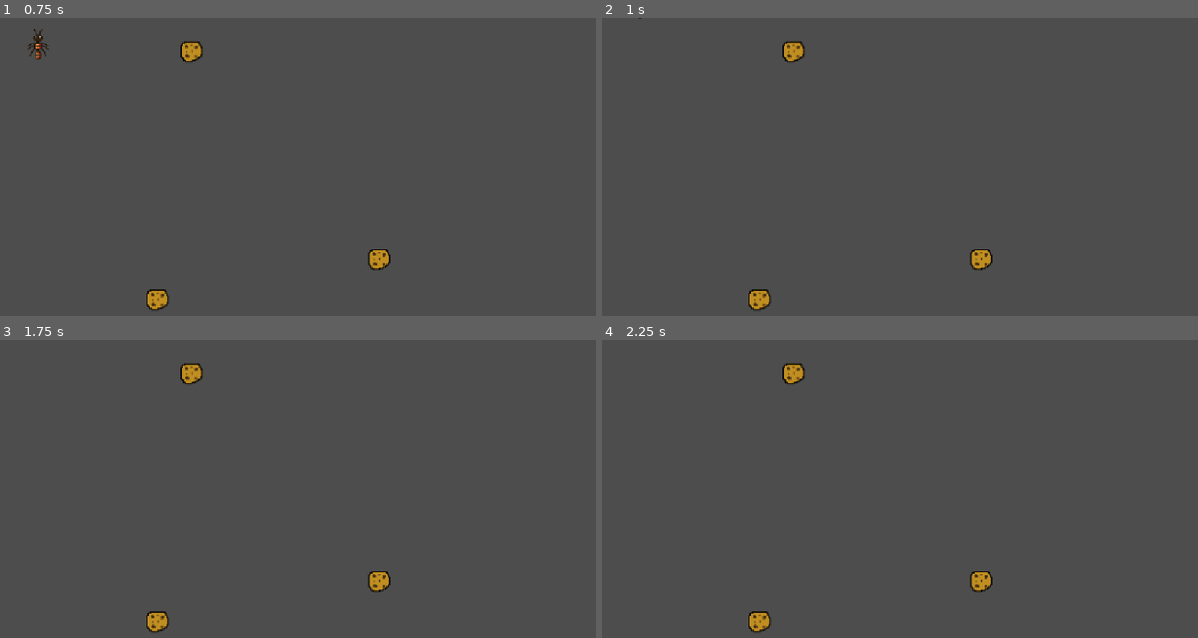
Above: before the commit, frames 1-4 (two rows, left to right).
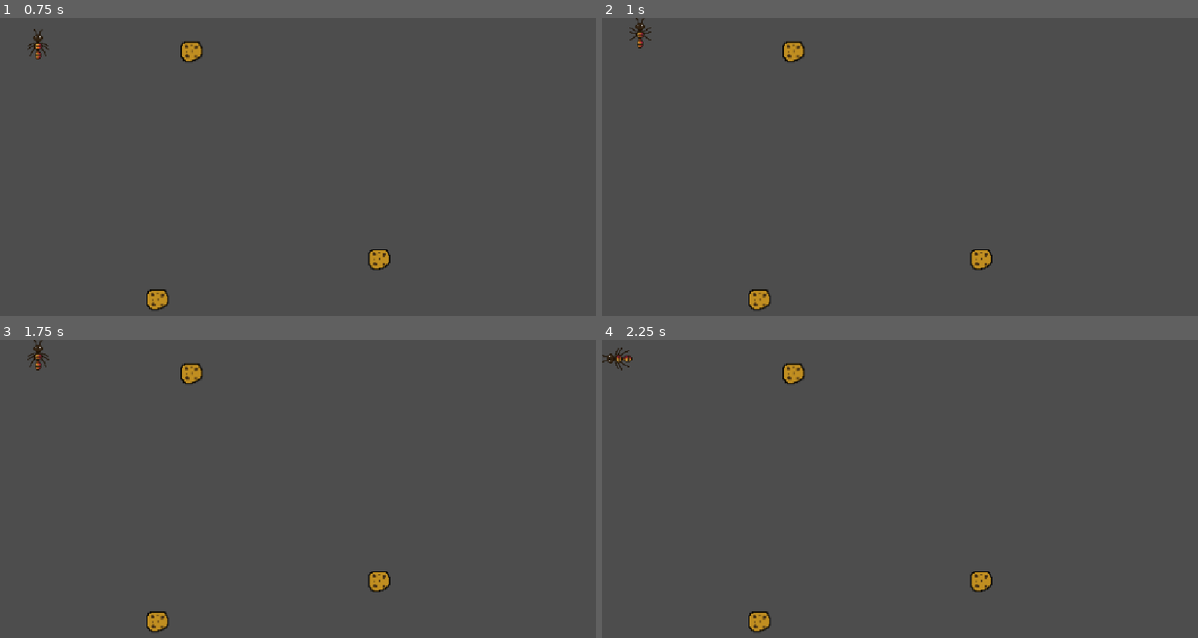
Above: after the commit, the same moments.

Repository: nurali-amirgali/ant-dodger
Game: Godot game, scene res://node_2d.tscn
Same seed, same stepped clock (60 frames per second), same inputs: the game is played once before the commit and once after it.
Inputs (mouse positions are in pixels of both pictures, inside the frame that each line leads up to):
- Up to frame 1 (0.75 s): tap Enter at 0.5 s; move the mouse to (280, 265) at 0.52 s; hold W (moveUp) from 0.53 s (still down); tap Alt at 0.6 s; click (280, 265) at 0.67 s
- Up to frame 2 (1 s): keep holding W (moveUp)
- Up to frame 3 (1.75 s): keep holding W (moveUp); move the mouse to (500, 569) at 1.27 s; tap Shift at 1.35 s
- Up to frame 4 (2.25 s): move the mouse to (727, 462) at 2.02 s; release W (moveUp) at 2.03 s; hold A (moveLeft) from 2.03 s (still down); tap Alt at 2.1 s

Frame 1 is identical in both runs. In frame 2, 0.1% of the frame differs, in the area x 4-9%, y 0-11%; in frame 3, 0.1%; in frame 4, 0.1%, in the area x 0-6%, y 2-11%.

Commit message:
added a play area
added a play area.

increased the gaps between cookies.

Diff:
--- a/node_2d.gd
+++ b/node_2d.gd
@@ -2,8 +2,8 @@
 
 @export var numCookies: int = 3
 @export var cookieScene: PackedScene
-@export var minDistance: int = 150
-@export var minCookieSpacing: int = 50
+@export var minDistance: int = 200
+@export var minCookieSpacing: int = 200
 
 @onready var player = $player
 
--- a/node_2d.tscn
+++ b/node_2d.tscn
@@ -71,6 +71,12 @@
 "speed": 5.0
 }]
 
+[sub_resource type="RectangleShape2D" id="RectangleShape2D_38fgq"]
+size = Vector2(10, 674)
+
+[sub_resource type="RectangleShape2D" id="RectangleShape2D_4lrlm"]
+size = Vector2(1170, 14)
+
 [node name="Node2D" type="Node2D" unique_id=2091448858]
 script = ExtResource("1_kdubu")
 cookieScene = ExtResource("2_q6r6c")
@@ -99,3 +105,21 @@
 [node name="cookie" parent="." unique_id=217568236 instance=ExtResource("2_q6r6c")]
 visible = false
 position = Vector2(456, 147)
+
+[node name="playArea" type="StaticBody2D" parent="." unique_id=590085062]
+
+[node name="leftWall" type="CollisionShape2D" parent="playArea" unique_id=209023874]
+position = Vector2(-5, 327)
+shape = SubResource("RectangleShape2D_38fgq")
+
+[node name="rightWall" type="CollisionShape2D" parent="playArea" unique_id=1563987862]
+position = Vector2(1157, 327)
+shape = SubResource("RectangleShape2D_38fgq")
+
+[node name="topWall" type="CollisionShape2D" parent="playArea" unique_id=400259837]
+position = Vector2(578, -7)
+shape = SubResource("RectangleShape2D_4lrlm")
+
+[node name="bottomWall" type="CollisionShape2D" parent="playArea" unique_id=698438083]
+position = Vector2(577, 655)
+shape = SubResource("RectangleShape2D_4lrlm")
